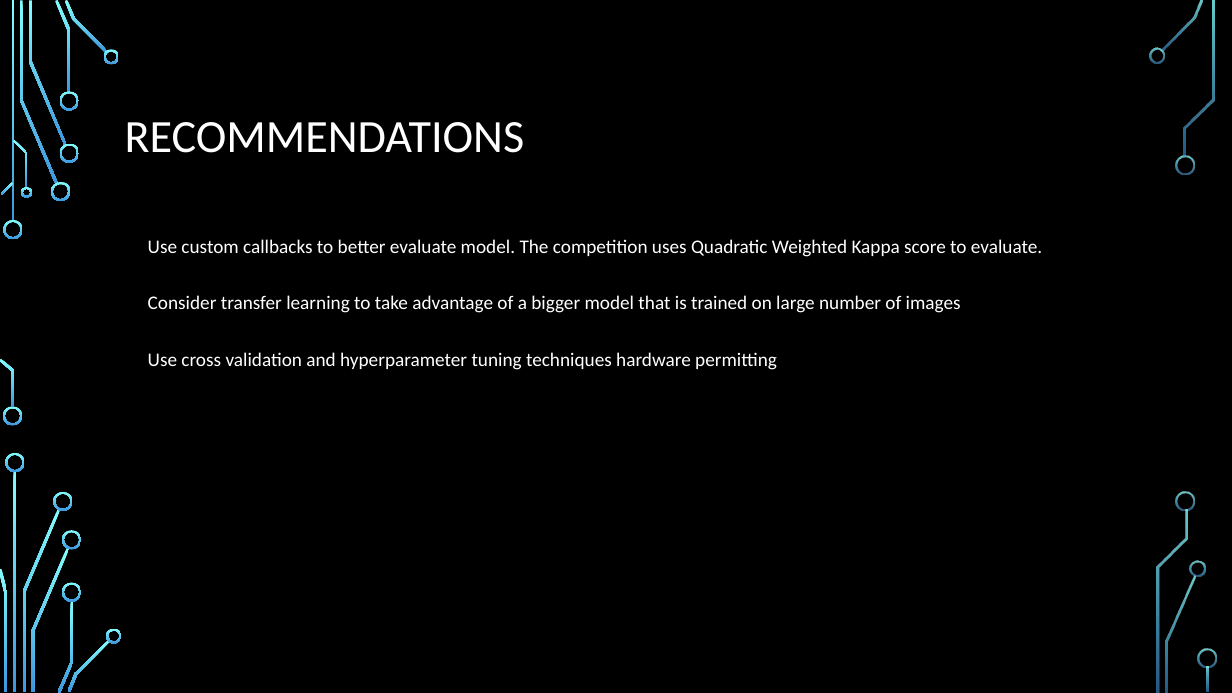
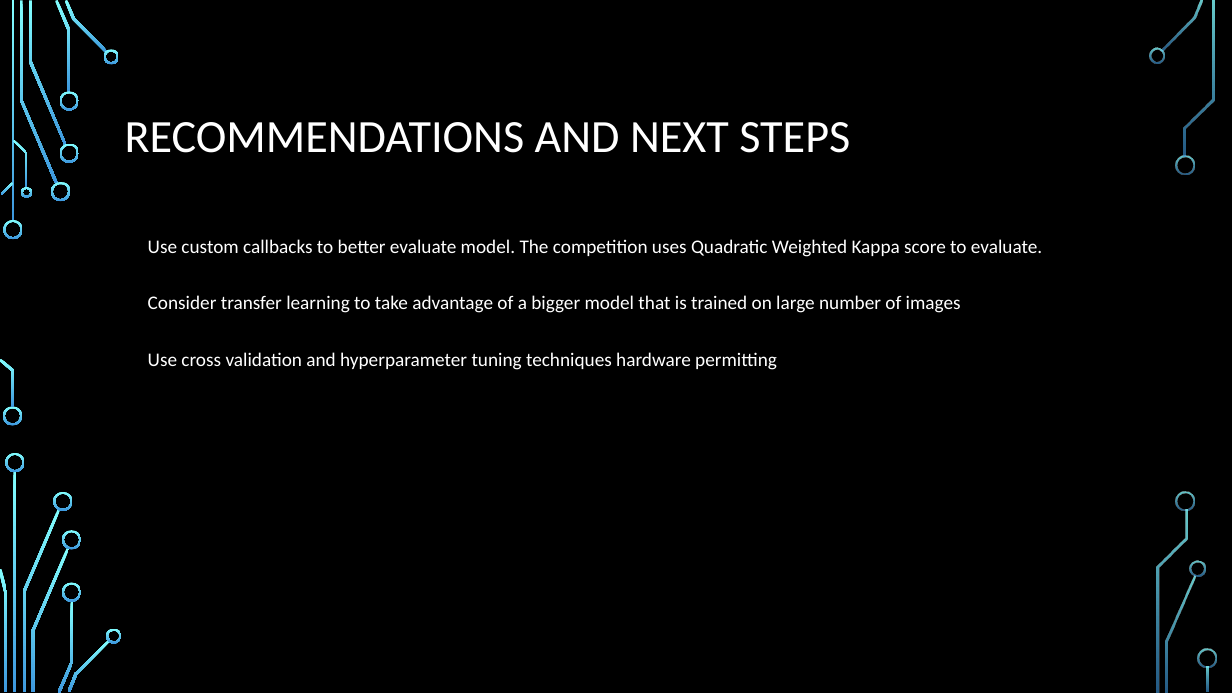
Before and after one commit to ktym1/3253_group, a slide deck: slide 11 of 3253 Project Presentation.pptx. Drawn at 1232x693 pixels with LibreOffice and Linux fonts; fonts in the diff are those of the drawing; background and template pictures are left out. Boxes give left, top, right and bottom in pixels: in the first picture for what was removed or moved away, otherwise in the second. Text is boxed around its words. In the diff, an @@ line names an element or a change of style, - is before the commit and + after.

```diff
--- a/3253 Project Presentation.pptx
+++ b/3253 Project Presentation.pptx
@@ title at (x1=125, y1=122, x2=850, y2=153): text changed @@
-RECOMMENDATIONS
+RECOMMENDATIONS AND NEXT STEPS
```
Also in this commit, not shown: 4 other slides changed, 1 slide added.
